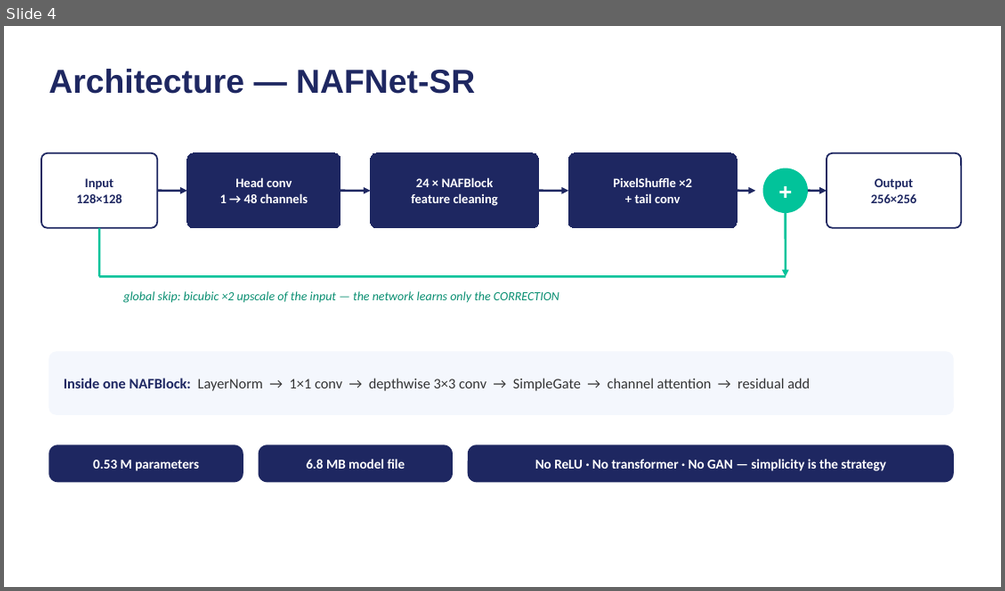
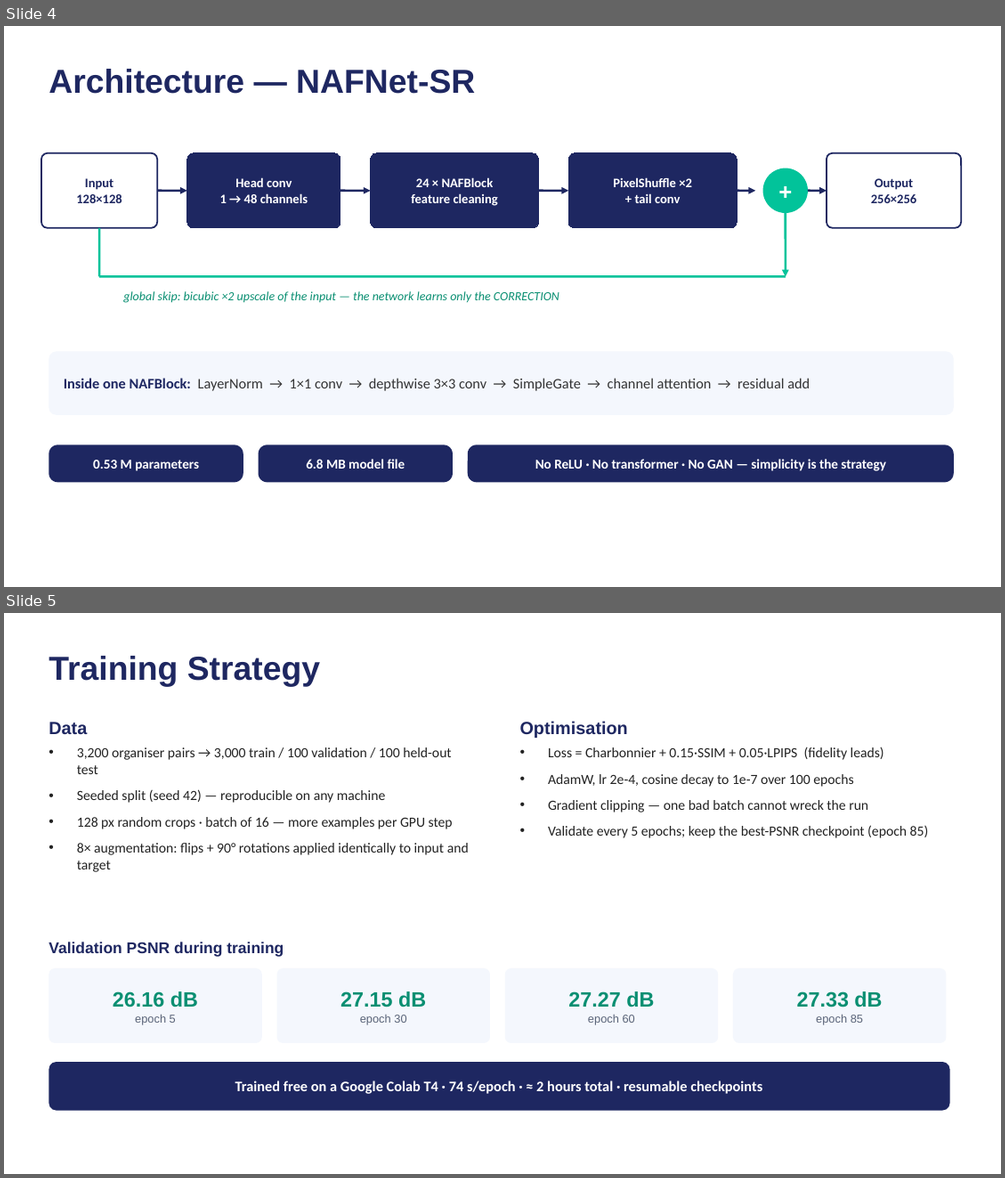
Before and after one commit to prakharbajaj1551/semicon-image-restoration, a slide deck: BYTE_BRIGADE_SEMICON2026.pptx. Shown one above the other, each under a label of ours: slide 4 before the commit, slides 4 and 5 after it. The pictures are 1005x591 and 1005x1178 pixels, drawn with LibreOffice and Linux fonts; fonts in the diff are those of the drawing. Boxes give left, top, right and bottom in pixels: in the first picture for what was removed or moved away, otherwise in the second. Text is boxed around its words. In the diff, an @@ line names an element or a change of style, - is before the commit and + after.

```diff
--- a/BYTE_BRIGADE_SEMICON2026.pptx
+++ b/BYTE_BRIGADE_SEMICON2026.pptx
@@ slide 5 added at (4, 613, 1001, 1174), background #FFFFFF @@
@@ text added at (48, 656, 320, 687), 32 pt, text #1E2761, bold @@
+Training Strategy
@@ text added at (48, 722, 87, 734), 17 pt, text #1E2761, bold @@
+Data
@@ text added at (520, 721, 628, 738), 17 pt, text #1E2761, bold @@
+Optimisation
@@ text added at (77, 747, 469, 872), 13.5 pt, text #222222 @@
+• 3,200 organiser pairs → 3,000 train / 100 validation / 100 held-out test
+• Seeded split (seed 42) — reproducible on any machine
+• 128 px random crops · batch of 16 — more examples per GPU step
+• 8× augmentation: flips + 90° rotations applied identically to input and target
@@ text added at (548, 747, 929, 838), 13.5 pt, text #222222 @@
+• Loss = Charbonnier + 0.15·SSIM + 0.05·LPIPS (fidelity leads)
+• AdamW, lr 2e-4, cosine decay to 1e-7 over 100 epochs
+• Gradient clipping — one bad batch cannot wreck the run
+• Validate every 5 epochs; keep the best-PSNR checkpoint (epoch 85)
@@ text added at (48, 941, 283, 957), 15 pt, text #1E2761, bold @@
+Validation PSNR during training
@@ rounded rectangle added at (48, 968, 262, 1043), fill #F4F7FD, 20 pt, text #0A8F72, bold @@
+26.16 dB
+epoch 5
@@ rounded rectangle added at (277, 968, 490, 1043), fill #F4F7FD, 20 pt, text #0A8F72, bold @@
+27.15 dB
+epoch 30
@@ rounded rectangle added at (505, 968, 718, 1043), fill #F4F7FD, 20 pt, text #0A8F72, bold @@
+27.27 dB
+epoch 60
@@ rounded rectangle added at (733, 968, 947, 1043), fill #F4F7FD, 20 pt, text #0A8F72, bold @@
+27.33 dB
+epoch 85
@@ rounded rectangle added at (48, 1062, 950, 1111), fill #1E2761, 14 pt, text #FFFFFF, bold @@
+Trained free on a Google Colab T4 · 74 s/epoch · ≈ 2 hours total · resumable checkpoints
```
Also in this commit, not shown: 1 other slide added, 30 other files.
